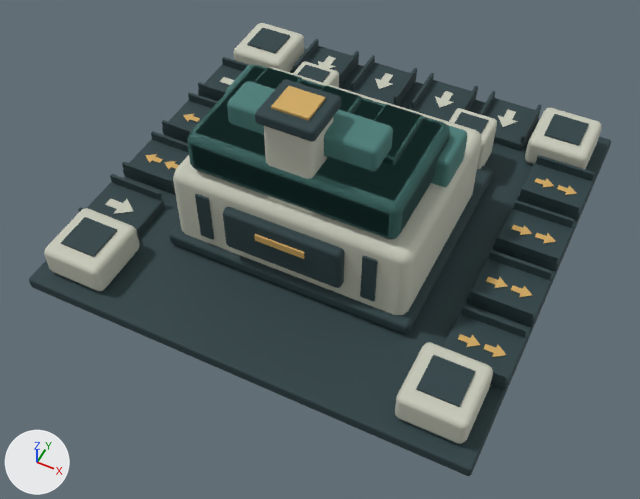
What one commit did to the glTF model client/assets/prototypes/base_core_outline/core-outline.glb.
Rendered twice from a camera (50 mm lens) standing at (3.59, -7.84, 8.88) and looking at (0.22, -1.09, 0.44). The axes (+X, +Y, +Z) are drawn at lower left. The lights are the same throughout. The picture after the commit comes second. Where no turn or scale is listed for an object, it has been applied to the vertices. Vertices at exactly the same position are counted once.

The older version as bpy lines, for what is in view:
```python
me_mesh_0 = bpy.data.meshes.new('Mesh_0')
me_mesh_0.from_pydata(...)  # 490 vertices, 894 faces; spans x -2.83..2.83, y -2.8..2.8, z 0.18..2.72
me_mesh_0.materials.append(mat_outline_shell)  # light grey #c9cbbb
me_mesh_1 = bpy.data.meshes.new('Mesh_1')
me_mesh_1.from_pydata(...)  # 1152 vertices, 2112 faces; spans x -3.0..3.0, y -3.0..3.0, z 0.0..2.77
me_mesh_1.materials.append(mat_outline_frame)  # dark cyan #293f43
me_mesh_3 = bpy.data.meshes.new('Mesh_3')
me_mesh_3.from_pydata(...)  # 392 vertices, 756 faces; spans x -1.53..1.53, y -1.49..0.34, z 1.26..2.46
me_mesh_3.materials.append(mat_outline_module)  # cyan #497e79
ob_ii_mesh0 = bpy.data.objects.new('II_Mesh0', me_mesh_3)
ob_ii_mesh0.location = (0.0, 0.0, 0.0)
ob_logisticsring_mesh0 = bpy.data.objects.new('LogisticsRing_Mesh0', me_mesh_1)
ob_logisticsring_mesh0.location = (0.0, 0.0, 0.0)
ob_structure_mesh0 = bpy.data.objects.new('Structure_Mesh0', me_mesh_0)
ob_structure_mesh0.location = (0.0, 0.0, 0.0)
# also in view: 'StatusMounts_Mesh0' at (0.0, -0.07, 1.56)
```
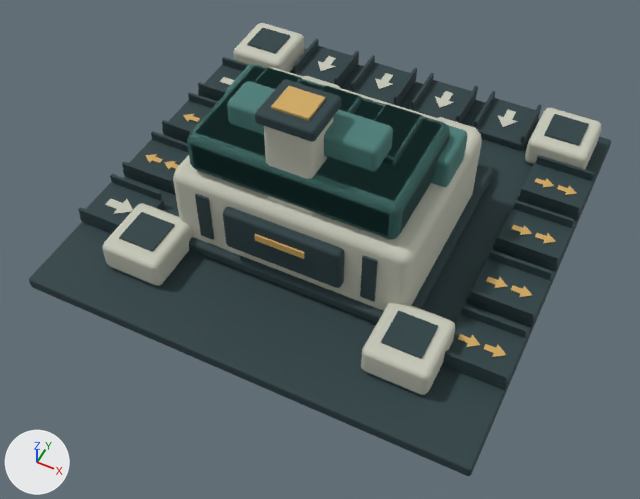
The change, as a list of edits to the scene's bpy script:
```text
Change me_mesh_0:
    used by ob_structure_mesh0; location = (0.0, 0.0, 0.0)
    remove me_mesh_0.from_pydata(...)  # 490 vertices, 894 faces; spans x -2.83..2.83, y -2.8..2.8, z 0.18..2.72
    add me_mesh_0.from_pydata(...)  # 490 vertices, 894 faces; spans x -2.83..2.83, y -2.4..2.8, z 0.18..2.72
    me_mesh_0 part 1: the loose piece of 56 vertices spanning x -2.83..-1.98, y -2.8..-1.9, z 0.18..0.62 is moved by (4.8, 4.7, 0.0)
    me_mesh_0 part 2: the loose piece of 56 vertices spanning x 1.98..2.83, y 1.9..2.8, z 0.18..0.62 is moved by (-4.2, -4.3, 0.0)
    me_mesh_0 part 3: the loose piece of 56 vertices spanning x 1.98..2.83, y -2.8..-1.9, z 0.18..0.62 is moved by (-0.6, 0.4, 0.0)
    me_mesh_0 part 4: the loose piece of 56 vertices spanning x -1.53..-0.91, y 1.25..1.85, z 0.25..0.89 is moved by (0.17, -0.3, 0.0)
    me_mesh_0 part 5: the loose piece of 56 vertices spanning x 0.91..1.53, y 1.25..1.85, z 0.25..0.89 is moved by (-0.17, -0.3, 0.0)
Change me_mesh_1:
    where me_mesh_1.from_pydata(...)  # 1152 vertices, 2112 faces; spans x -3.0..3.0, y -3.0..3.0, z 0.0..2.77
    used by ob_logisticsring_mesh0; location = (0.0, 0.0, 0.0)
    me_mesh_1 part 6: the loose piece of 8 vertices spanning x -2.65..-2.15, y -2.6..-2.1, z 0.62..0.65 is moved by (4.8, 4.7, 0.0)
    me_mesh_1 part 7: the loose piece of 8 vertices spanning x 2.15..2.65, y 2.1..2.6, z 0.62..0.65 is moved by (-4.2, -4.3, 0.0)
    me_mesh_1 part 8: the loose piece of 8 vertices spanning x 2.15..2.65, y -2.6..-2.1, z 0.62..0.65 is moved by (-0.6, 0.4, 0.0)
    me_mesh_1 part 9: the loose piece of 8 vertices spanning x -1.42..-1.02, y 1.38..1.72, z 0.89..0.91 is moved by (0.17, -0.3, 0.0)
    me_mesh_1 part 10: the loose piece of 8 vertices spanning x 1.02..1.42, y 1.38..1.72, z 0.89..0.91 is moved by (-0.17, -0.3, 0.0)
```

Where the change shows, as pixel boxes (x1, y1, x2, y2) in the pictures (640 x 499 px; the box of a moved part takes in the faces that stretch with it):
'Structure_Mesh0', reshaped (10% narrower, 12% shorter)
    before: (44, 23, 601, 444)
    after: (102, 23, 601, 395)
part 1 of me_mesh_0, moved or reshaped
    before: (44, 208, 140, 291)
    after: (525, 108, 601, 169)
part 2 of me_mesh_0, moved or reshaped
    before: (525, 108, 601, 169)
    after: (102, 203, 192, 286)
part 3 of me_mesh_0, moved or reshaped
    before: (395, 342, 493, 444)
    after: (361, 303, 455, 395)
part 4 of me_mesh_0, moved or reshaped (mostly hidden afterwards)
    before: (293, 62, 339, 87)
    after: (304, 76, 340, 88)
part 5 of me_mesh_0, moved or reshaped (mostly hidden afterwards)
    before: (449, 108, 497, 169)
    after: (439, 117, 478, 131)
part 6 of me_mesh_1, moved or reshaped
    before: (61, 217, 117, 257)
    after: (544, 114, 589, 146)
part 7 of me_mesh_1, moved or reshaped
    before: (544, 114, 589, 146)
    after: (119, 212, 175, 252)
part 8 of me_mesh_1, moved or reshaped
    before: (416, 355, 476, 407)
    after: (381, 310, 438, 359)
part 9 of me_mesh_1, moved or reshaped (not visible afterwards)
    before: (297, 65, 330, 82)
part 10 of me_mesh_1, moved or reshaped (not visible afterwards)
    before: (455, 112, 489, 134)
